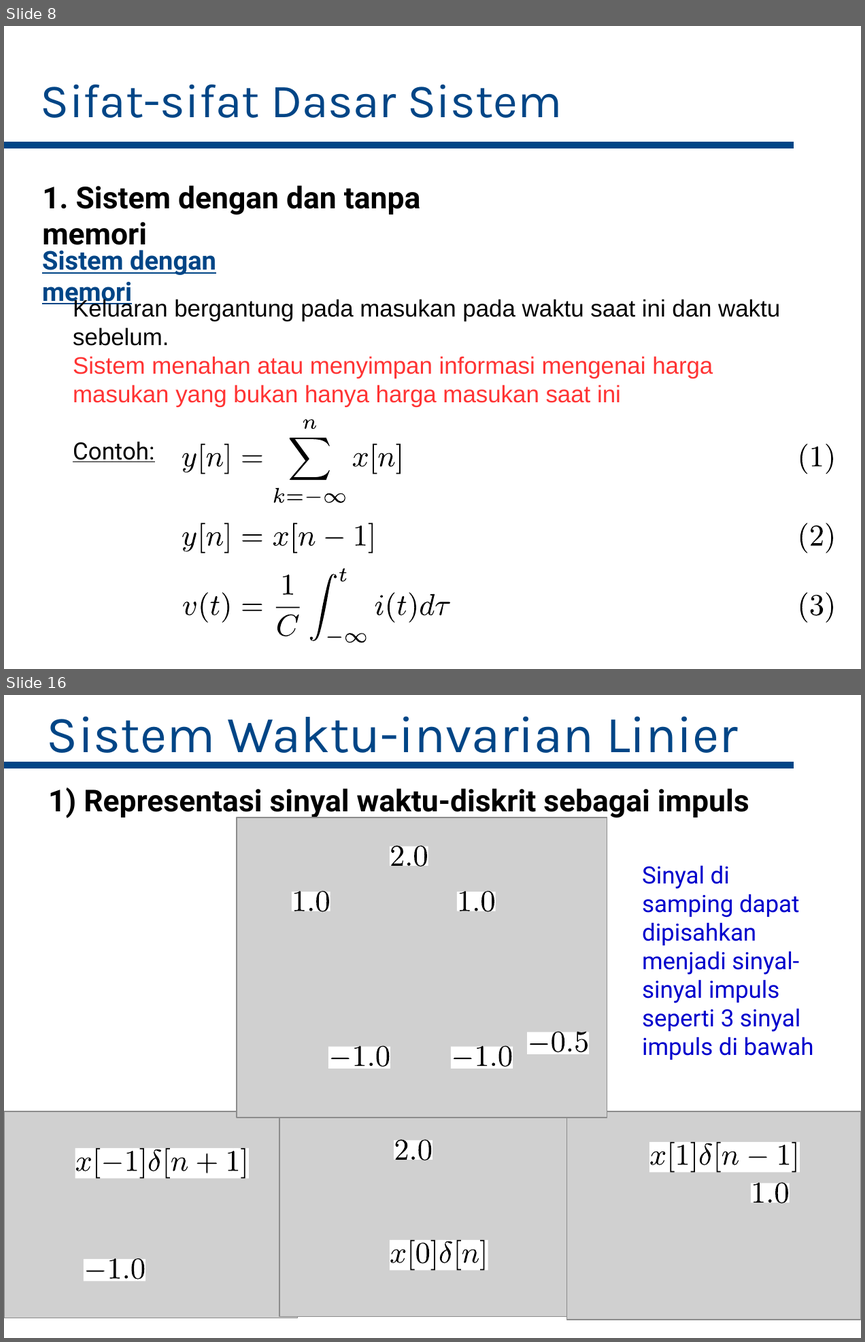
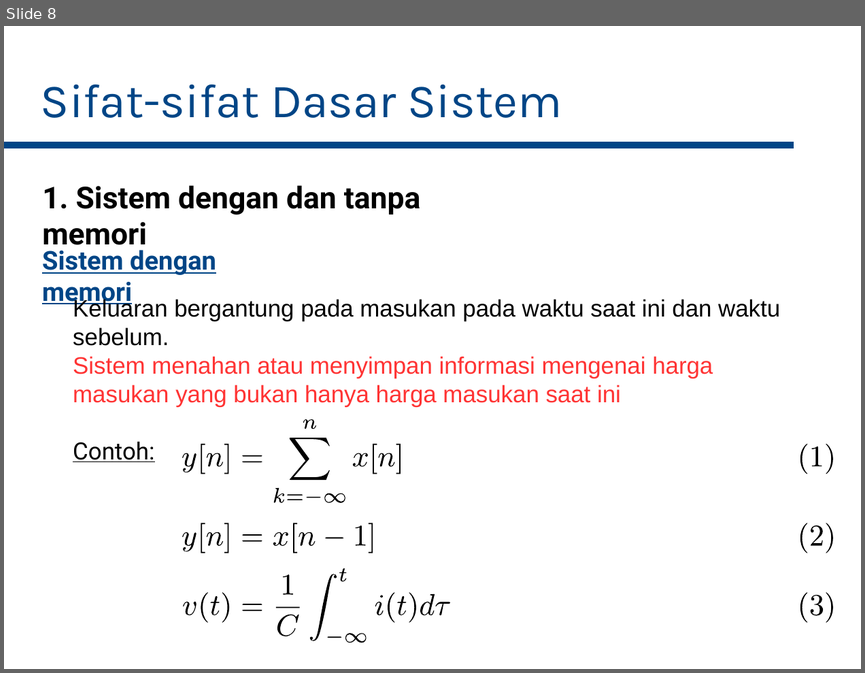
Before and after one commit to bagustris/sinyalsistem, a slide deck: slides/Week2_SinyalSistem.odp. Shown one above the other, each under a label of ours: slides 8 and 16 before the commit, slide 8 after it; the slides between them are not shown. The pictures are 865x1342 and 865x673 pixels, drawn with LibreOffice and Linux fonts; fonts in the diff are those of the drawing; grey boxes stand for pictures. Boxes give left, top, right and bottom in pixels: in the first picture for what was removed or moved away, otherwise in the second. Text is boxed around its words. In the diff, an @@ line names an element or a change of style, - is before the commit and + after.

```diff
--- a/slides/Week2_SinyalSistem.odp
+++ b/slides/Week2_SinyalSistem.odp
@@ slide 16 removed at (x1=4, y1=695, x2=861, y2=1338), background #FFFFFF @@
@@ subtitle removed at (x1=47, y1=716, x2=737, y2=764) @@
-Sistem Waktu-invarian Linier
@@ rectangle removed at (x1=4, y1=762, x2=794, y2=769) @@
@@ text removed at (x1=84, y1=788, x2=749, y2=819) @@
-1) Representasi sinyal waktu-diskrit sebagai impuls
@@ picture removed at (x1=237, y1=817, x2=606, y2=1117) @@
@@ group removed at (x1=390, y1=846, x2=428, y2=867): 4 freeform shapes @@
@@ text removed at (x1=642, y1=865, x2=814, y2=1059) @@
-Sinyal di samping dapat dipisahkan menjadi sinyal-sinyal impuls seperti 3 sinyal impuls di bawah
@@ group removed at (x1=292, y1=891, x2=330, y2=912): 4 freeform shapes @@
@@ group removed at (x1=458, y1=891, x2=496, y2=912): 4 freeform shapes @@
@@ group removed at (x1=527, y1=1032, x2=589, y2=1054): 5 freeform shapes @@
@@ group removed at (x1=328, y1=1046, x2=390, y2=1068): 5 freeform shapes @@
@@ group removed at (x1=451, y1=1046, x2=513, y2=1068): 5 freeform shapes @@
@@ picture removed at (x1=4, y1=1111, x2=298, y2=1318) @@
@@ picture removed at (x1=279, y1=1111, x2=592, y2=1317) @@
@@ picture removed at (x1=567, y1=1111, x2=861, y2=1319) @@
@@ group removed at (x1=394, y1=1140, x2=433, y2=1161): 4 freeform shapes @@
@@ group removed at (x1=649, y1=1142, x2=800, y2=1172): 11 freeform shapes @@
@@ group removed at (x1=75, y1=1149, x2=248, y2=1178): 12 freeform shapes @@
@@ group removed at (x1=751, y1=1183, x2=790, y2=1204): 4 freeform shapes @@
@@ group removed at (x1=390, y1=1240, x2=488, y2=1270): 9 freeform shapes @@
@@ group removed at (x1=84, y1=1258, x2=145, y2=1280): 5 freeform shapes @@
```
Also in this commit, not shown: 8 slides changed, 20 other slides removed, 1 other file.
